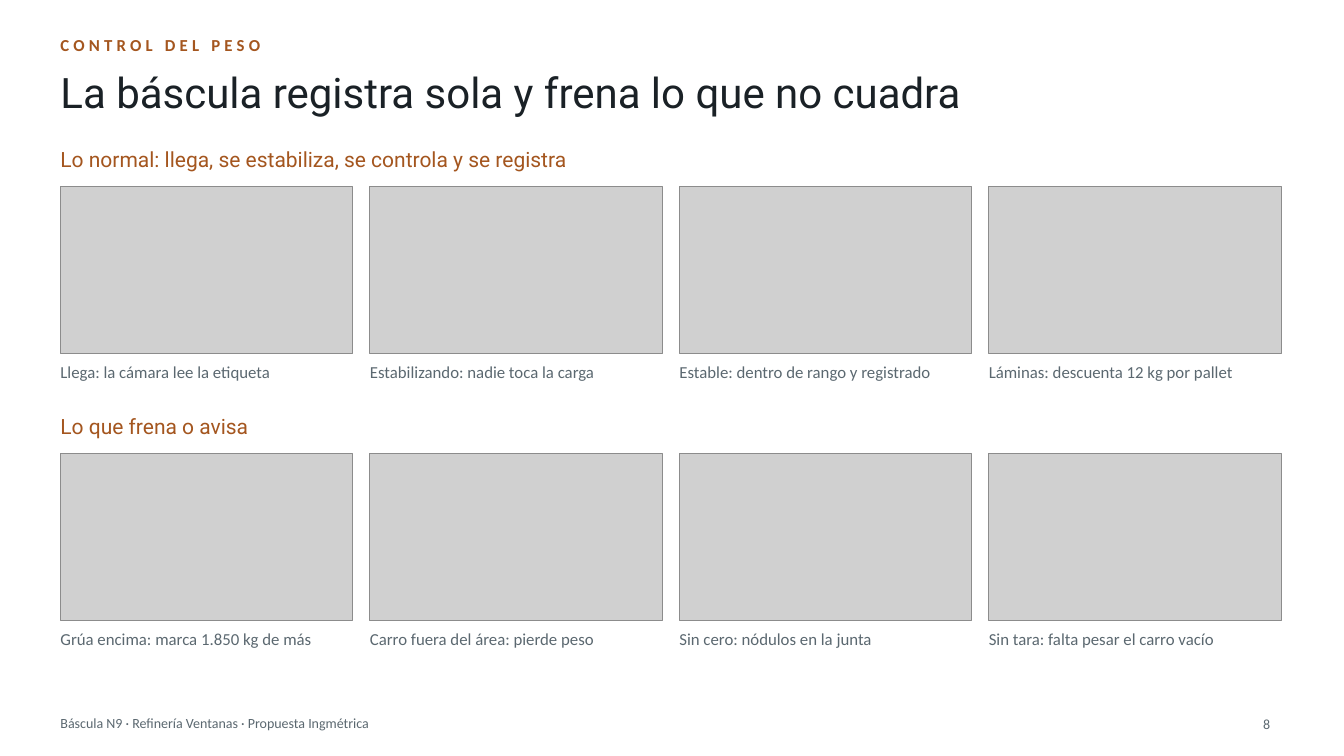
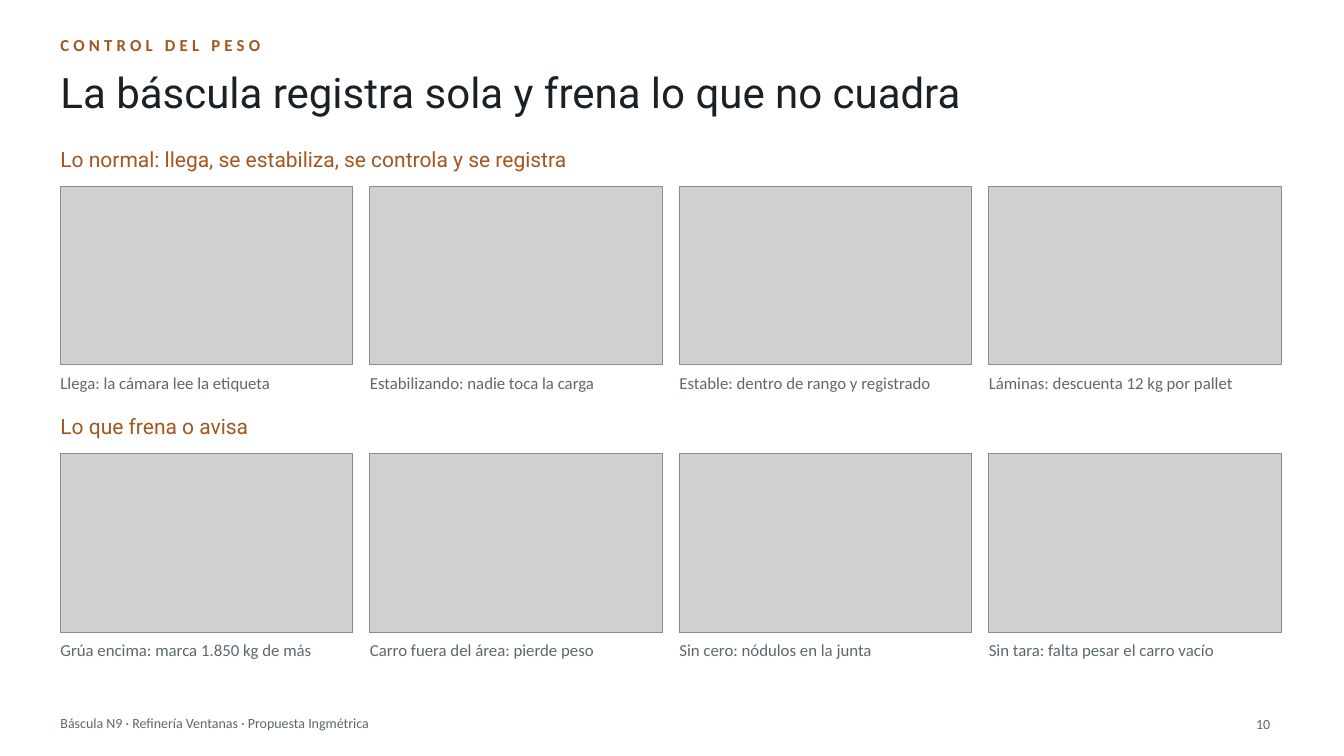
Before and after one commit to BortegaING/Codelco-Proyecto, a slide deck: slide 10 of presentacion/Bascula-N9-Ventanas.pptx (slide 8 before the commit). Drawn at 1344x756 pixels with LibreOffice and Linux fonts; fonts in the diff are those of the drawing; grey boxes stand for pictures. Boxes give left, top, right and bottom in pixels: in the first picture for what was removed or moved away, otherwise in the second. Text is boxed around its words. In the diff, an @@ line names an element or a change of style, - is before the commit and + after.

```diff
--- a/presentacion/Bascula-N9-Ventanas.pptx
+++ b/presentacion/Bascula-N9-Ventanas.pptx
@@ picture: place and size @@
-picture at box(60, 187, 353, 354)
+picture at box(60, 187, 353, 365)
@@ picture: place and size @@
-picture at box(370, 187, 662, 354)
+picture at box(370, 187, 662, 365)
@@ picture: place and size @@
-picture at box(680, 187, 972, 354)
+picture at box(680, 187, 972, 365)
@@ picture: place and size @@
-picture at box(989, 187, 1281, 354)
+picture at box(989, 187, 1281, 365)
@@ 8 texts: place and size @@
-8 texts at box(60, 366, 1232, 648)
+8 texts at box(60, 377, 1232, 659)
@@ picture: place and size @@
-picture at box(60, 454, 353, 621)
+picture at box(60, 454, 353, 632)
@@ picture: place and size @@
-picture at box(370, 454, 662, 621)
+picture at box(370, 454, 662, 632)
@@ picture: place and size @@
-picture at box(680, 454, 972, 621)
+picture at box(680, 454, 972, 632)
@@ picture: place and size @@
-picture at box(989, 454, 1281, 621)
+picture at box(989, 454, 1281, 632)
@@ page number at box(1256, 720, 1270, 729): text changed @@
-8
+10
```
Also in this commit, not shown: 1 other slide changed, 2 slides added, 23 other files.
